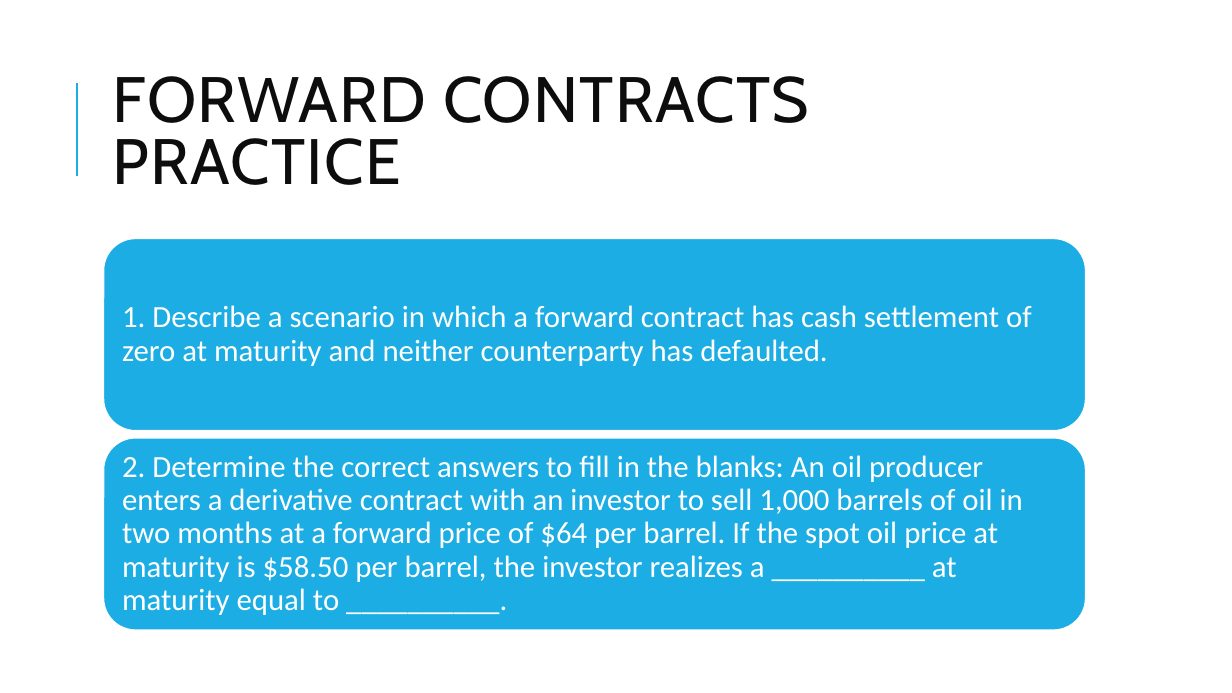
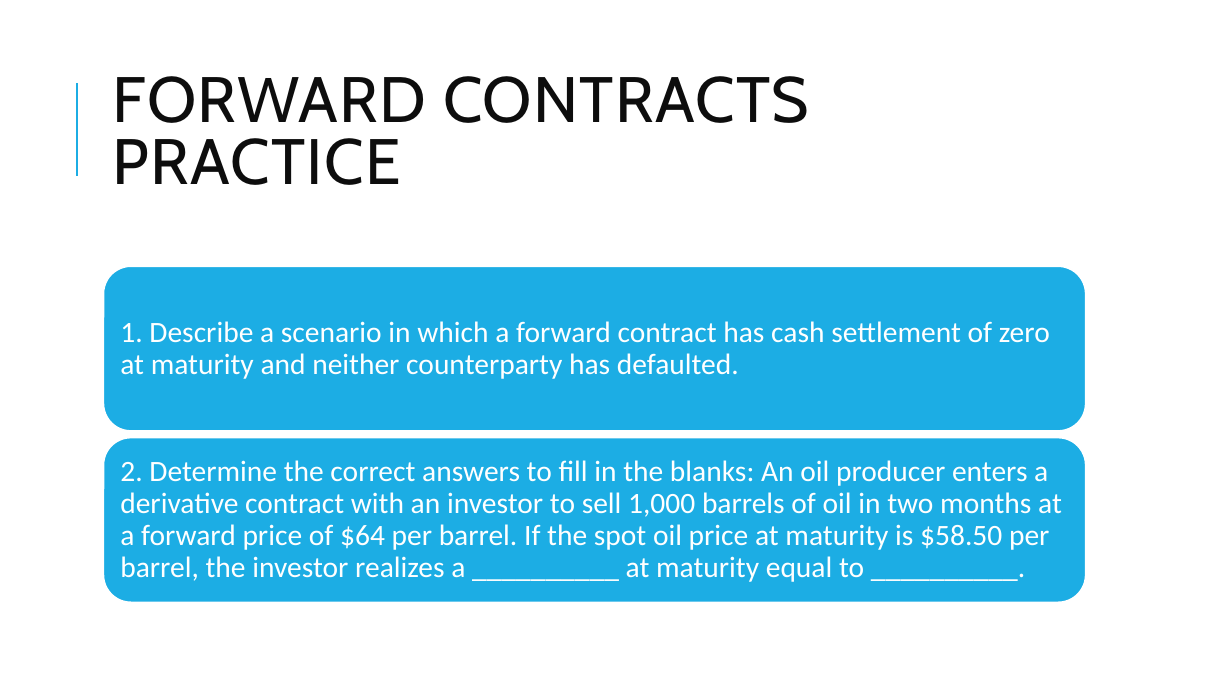
Before and after one commit to Isco0530/data, a slide deck: slide 9 of Derivatives.pptx (slide 8 before the commit). Drawn at 1232x693 pixels with LibreOffice and Linux fonts; fonts in the diff are those of the drawing. Boxes give left, top, right and bottom in pixels: in the first picture for what was removed or moved away, otherwise in the second. Text is boxed around its words. In the diff, an @@ line names an element or a change of style, - is before the commit and + after.

```diff
--- a/Derivatives.pptx
+++ b/Derivatives.pptx
@@ rounded rectangle: place and size @@
-rounded rectangle at (104, 238, 1086, 431)
+rounded rectangle at (104, 266, 1086, 431)
@@ text "1. Describe a scenario in ..." at (120, 321, 1050, 379): size 24 to 23 pt @@
@@ text "1. Describe a scenario in ...": place and size @@
-text "1. Describe a scenario in ..." at (122, 305, 1032, 366)
+text "1. Describe a scenario in ..." at (120, 321, 1050, 379)
@@ rounded rectangle: place and size @@
-rounded rectangle at (104, 438, 1086, 630)
+rounded rectangle at (104, 438, 1086, 603)
@@ text "2. Determine the correct answers ..." at (120, 460, 1062, 582): size 24 to 23 pt @@
```
Also in this commit, not shown: 9 other slides changed, 1 slide added.
